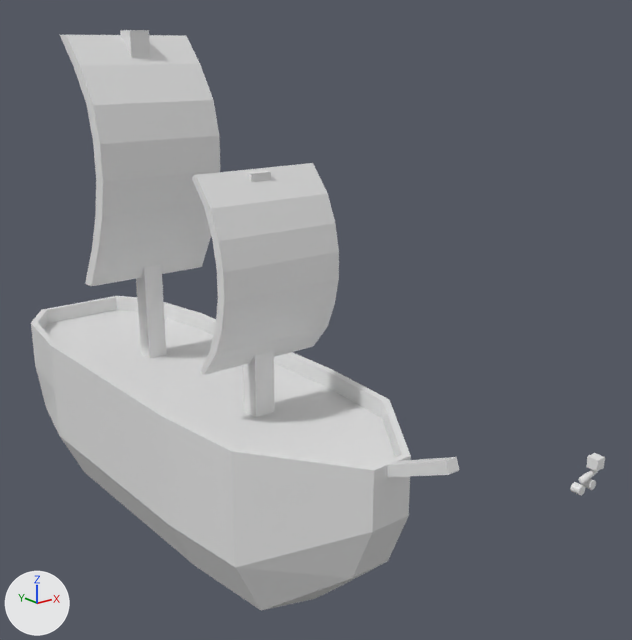
The Blender file 3D Models/Ships/pirate ship.blend, before and after one commit.
The view is the same before and after, from a camera (50 mm lens) standing at (-22.7, -38.4, 24.7) and looking at (2.9, -6.4, 11.9). The lights are fixed; the arrows at lower left show +X, +Y and +Z. The picture after the commit comes second.

Objects in the first picture: 'Base', 'Hull', 'Mast Front', 'Mast Rear', 'Sail Front', 'Sail Rear', 'Wheels.001' and 2 more.
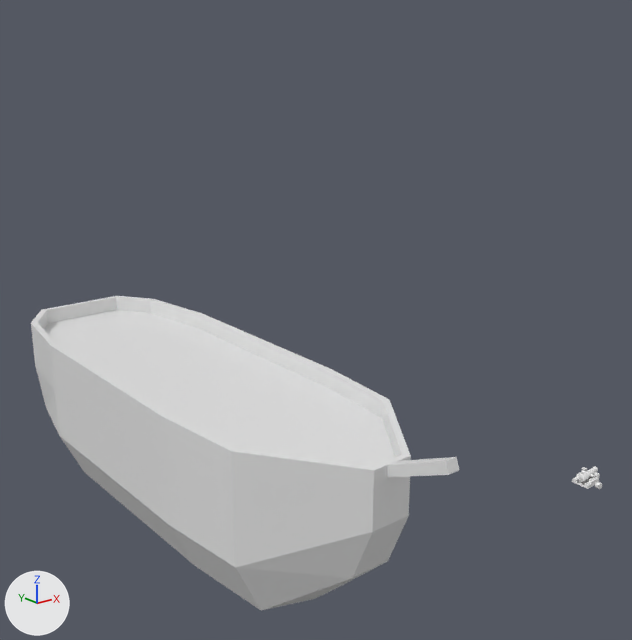
What differs and where, as boxes [x1, y1, x2, y2] in the pictures (632 x 640 px):
```json
{"object": "Sail Rear", "change": "hidden", "before": [60, 35, 220, 286]}
{"object": "Sail Front", "change": "hidden", "before": [192, 163, 339, 375]}
{"object": "Mast Front", "change": "hidden", "before": [120, 30, 166, 359]}
{"object": "Mast Rear", "change": "hidden", "before": [243, 171, 275, 417]}
{"object": "Base", "change": "reshaped, moved", "before": [586, 453, 605, 471], "after": [572, 467, 600, 489], "on screen": "45% wider, 21% taller"}
{"object": "Wheels.001", "change": "deleted", "before": [570, 482, 585, 495]}
```

Edits to the scene script, one JSON object a line:
```json
{"block": "me_cube_007", "where": "# used by ob_base; location = (2.56, -22.2, 10.33)"}
{"op": "remove", "block": "me_cube_007", "code": "me_cube_007.from_pydata(...)  # 24 vertices, 22 faces; spans x 0.386..0.821, y -0.242..0.193, z -0.244..0.191"}
{"op": "add", "block": "me_cube_007", "code": "me_cube_007.from_pydata(...)  # 34 vertices, 22 faces; spans x -0.207..0.455, y -0.325..0.35, z -0.706..-0.268"}
{"block": "me_cube_007", "change": "me_cube_007 part 1: the whole mesh is rebuilt"}
{"op": "add", "block": "ob_mast_front", "code": "ob_mast_front.hide_set(True)  # its collection is switched off"}
{"op": "add", "block": "ob_mast_rear", "code": "ob_mast_rear.hide_set(True)  # its collection is switched off"}
{"op": "add", "block": "ob_sail_front", "code": "ob_sail_front.hide_set(True)  # its collection is switched off"}
{"op": "add", "block": "ob_sail_rear", "code": "ob_sail_rear.hide_set(True)  # its collection is switched off"}
{"op": "remove", "block": "ob_wheels_001", "code": ["ob_wheels_001 = bpy.data.objects.new('Wheels.001', me_cylinder_001)", "ob_wheels_001.location = (2.25, -22.2, 9.52)", "ob_wheels_001.rotation_euler = (-1.571, 1.571, 0.0)  # degrees (-90, 90, 0)", "ob_wheels_001.scale = (0.182, 0.182, 0.182)"]}
{"op": "set", "path": "ob_base.location", "old": "(2.56, -22.2, 10.33)", "new": "(2.56, -22.2, 10.24)"}
```
